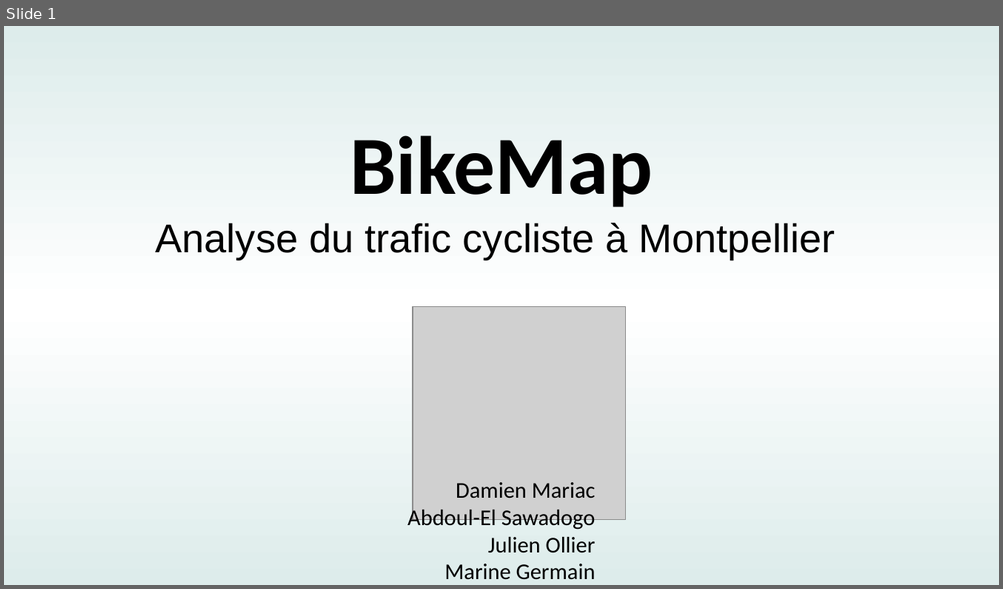
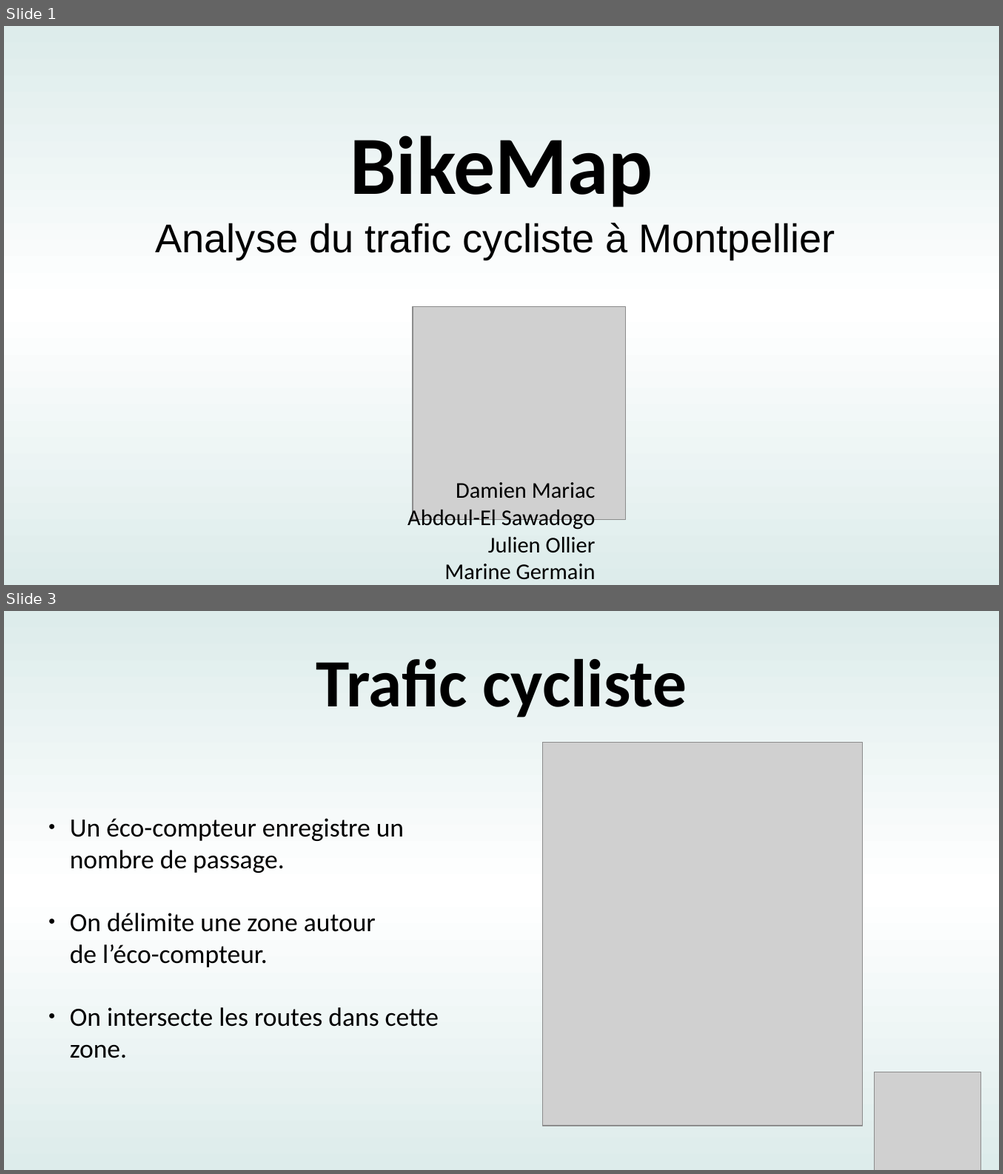
Before and after one commit to DamienMariac/HAX712X, a slide deck: slides/Présentation_bikemap.odp. Shown one above the other, each under a label of ours: slide 1 before the commit, slides 1 and 3 after it; the slides between them are not shown. The pictures are 1003x589 and 1003x1174 pixels, drawn with LibreOffice and Linux fonts; fonts in the diff are those of the drawing; grey boxes stand for pictures. Boxes give left, top, right and bottom in pixels: in the first picture for what was removed or moved away, otherwise in the second. Text is boxed around its words. In the diff, an @@ line names an element or a change of style, - is before the commit and + after.

```diff
--- a/slides/Présentation_bikemap.odp
+++ b/slides/Présentation_bikemap.odp
@@ slide 3 added at (4, 611, 999, 1170), background gradient #DDECEB to #FFFFFF @@
@@ title added at (316, 658, 686, 718), 54 pt, text #000000, bold @@
+Trafic cycliste
@@ picture added at (543, 743, 862, 1126) @@
@@ text added at (70, 818, 438, 1059), 21 pt, text #000000 @@
+● Un éco-compteur enregistre un nombre de passage.
+● On délimite une zone autour
+  de l’éco-compteur.
+● On intersecte les routes dans cette zone.
@@ picture added at (875, 1073, 982, 1170) @@
```
Also in this commit, not shown: 8 slides changed, 2 other slides added, 3 slides removed.
